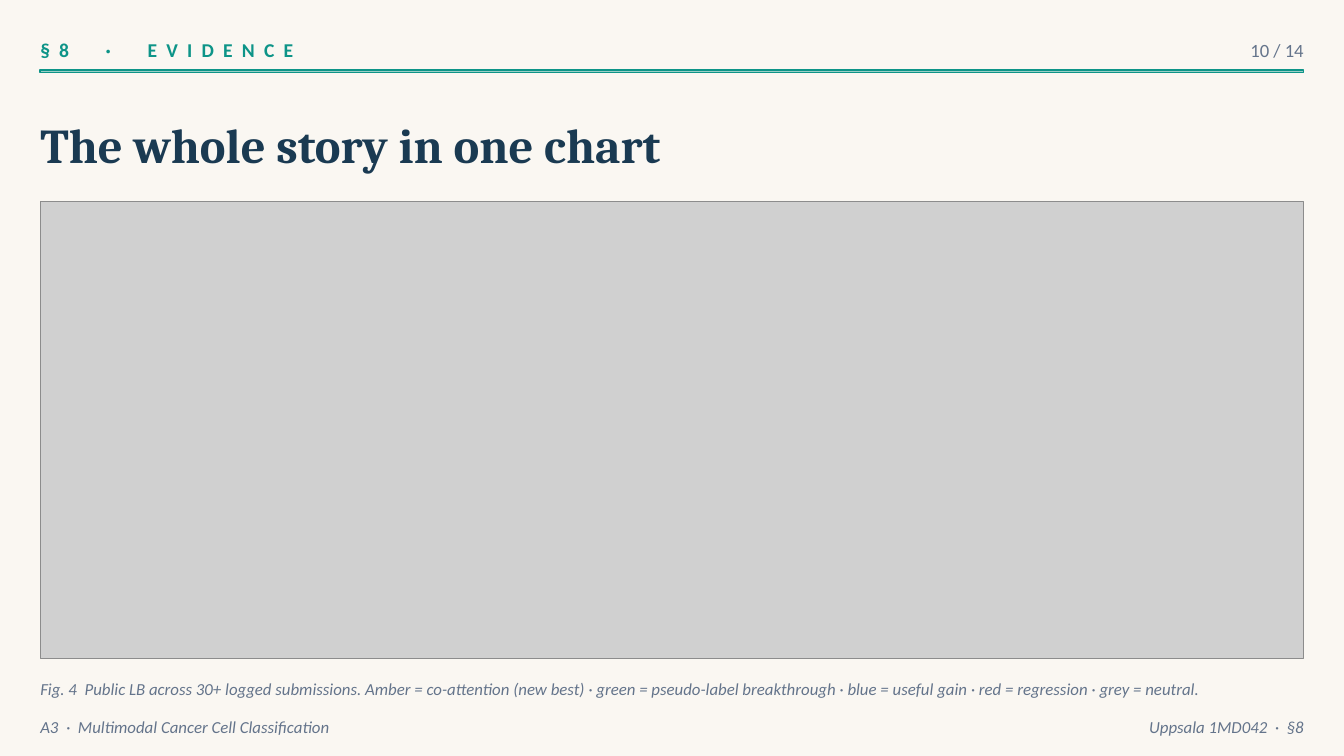
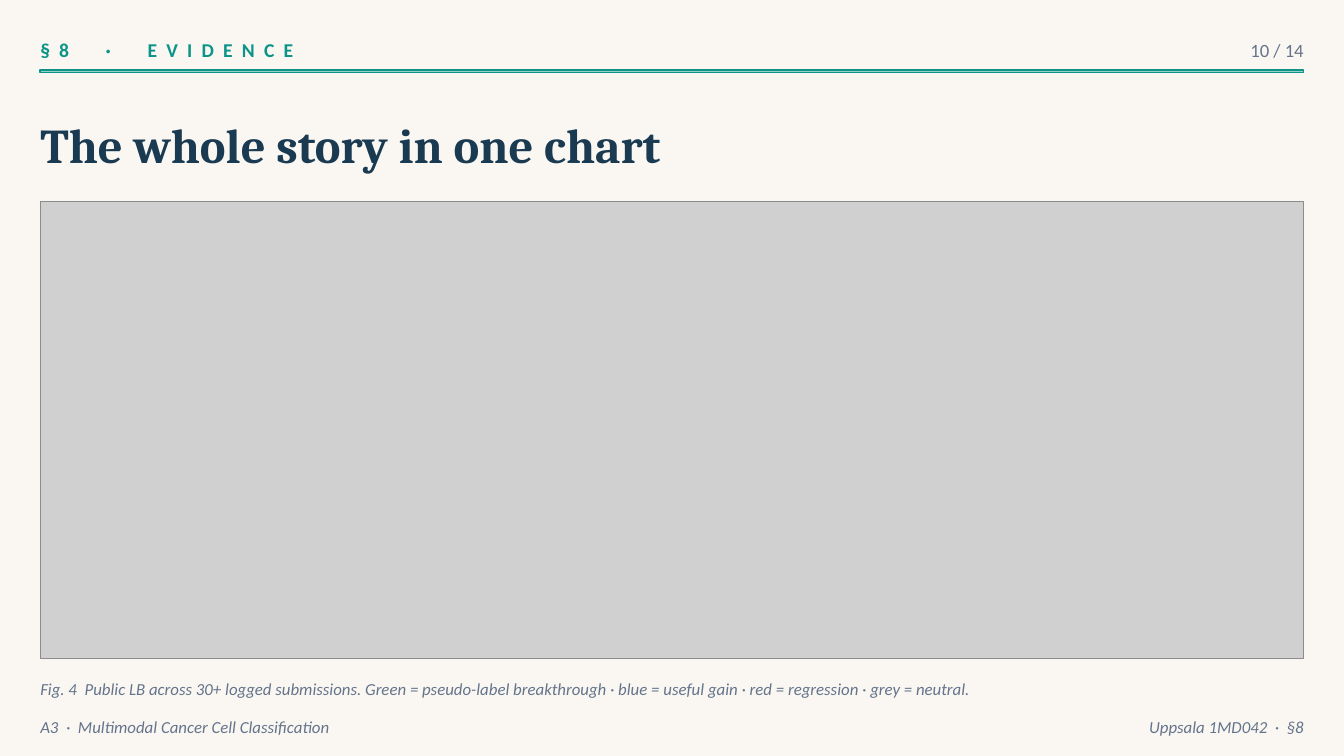
Before and after one commit to rafallex/multimodal-microscopy-distillation, a slide deck: slide 10 of presentation/A3_cancer_challenge.pptx. Drawn at 1344x756 pixels with LibreOffice and Linux fonts; fonts in the diff are those of the drawing; grey boxes stand for pictures. Boxes give left, top, right and bottom in pixels: in the first picture for what was removed or moved away, otherwise in the second. Text is boxed around its words. In the diff, an @@ line names an element or a change of style, - is before the commit and + after.

```diff
--- a/presentation/A3_cancer_challenge.pptx
+++ b/presentation/A3_cancer_challenge.pptx
@@ text at <box>40,683,969,698</box>: text changed @@
-Fig. 4 Public LB across 30+ logged submissions. Amber = co-attention (new best) · green = pseudo-label breakthrough · blue = useful gain · red = regression · grey = neutral.
+Fig. 4 Public LB across 30+ logged submissions. Green = pseudo-label breakthrough · blue = useful gain · red = regression · grey = neutral.
```
Also in this commit, not shown: 5 other slides changed, 1 slide added, 1 slide removed, 5 other files.
